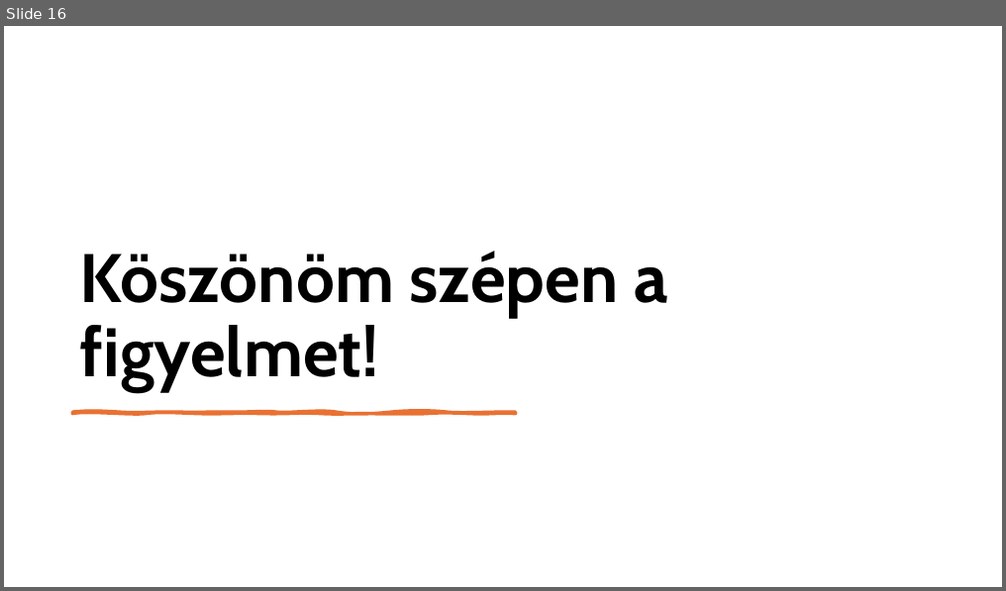
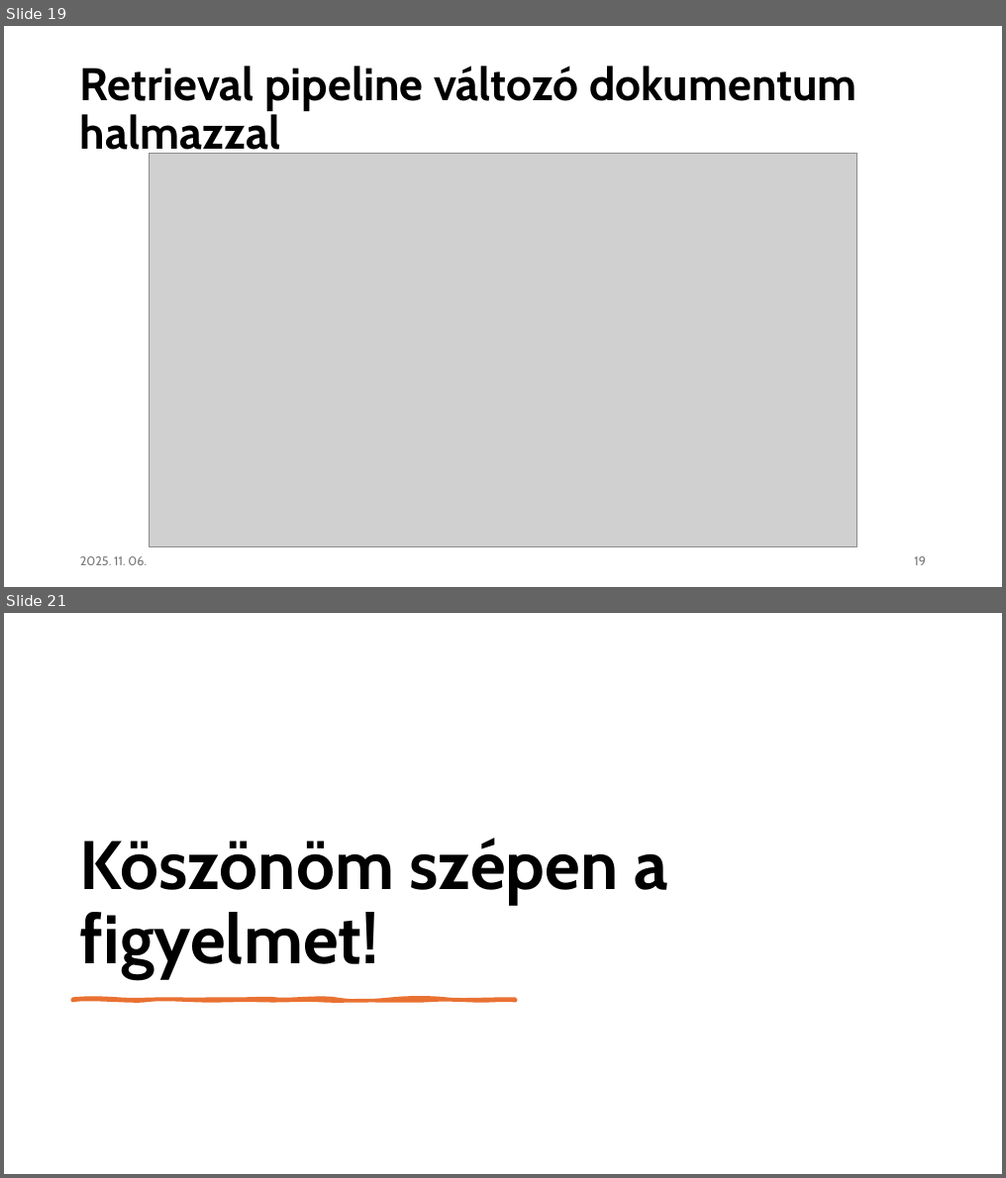
Before and after one commit to czotterbenedek/rag-onlineclustering-optimization, a slide deck: tdk/tdk_v1.pptx. Shown one above the other, each under a label of ours: slide 16 before the commit, slides 19 and 21 after it; the slides between them are not shown. The pictures are 1006x591 and 1006x1178 pixels, drawn with LibreOffice and Linux fonts; fonts in the diff are those of the drawing; grey boxes stand for pictures. Boxes give left, top, right and bottom in pixels: in the first picture for what was removed or moved away, otherwise in the second. Text is boxed around its words. In the diff, an @@ line names an element or a change of style, - is before the commit and + after.

```diff
--- a/tdk/tdk_v1.pptx
+++ b/tdk/tdk_v1.pptx
@@ slide 19 added at [4,26,1002,587], background #FFFFFF @@
@@ title added at [80,66,857,160], 44 pt, text #000000, bold @@
+Retrieval pipeline változó dokumentum halmazzal
@@ picture added at [149,154,856,547] @@
@@ picture added at [150,154,857,547] @@
@@ text added at [80,557,147,566], 12 pt, text #797979 @@
+2025. 11. 06.
@@ page number added at [914,557,926,566], 12 pt, text #797979 @@
+19
@@ what was slide 16 is now slide 21 @@
```
Also in this commit, not shown: 15 slides changed, 4 other slides added, 2 other files.
